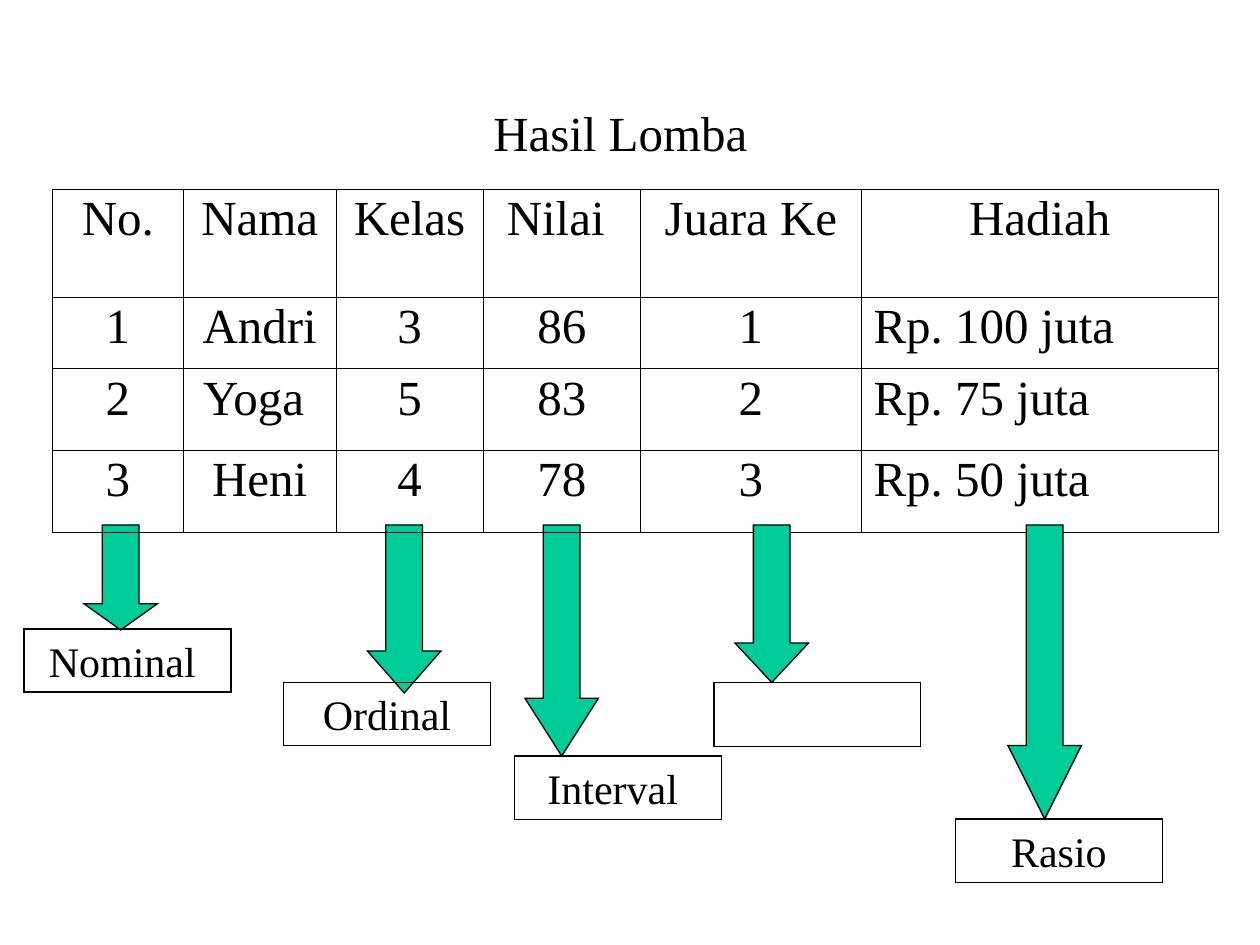
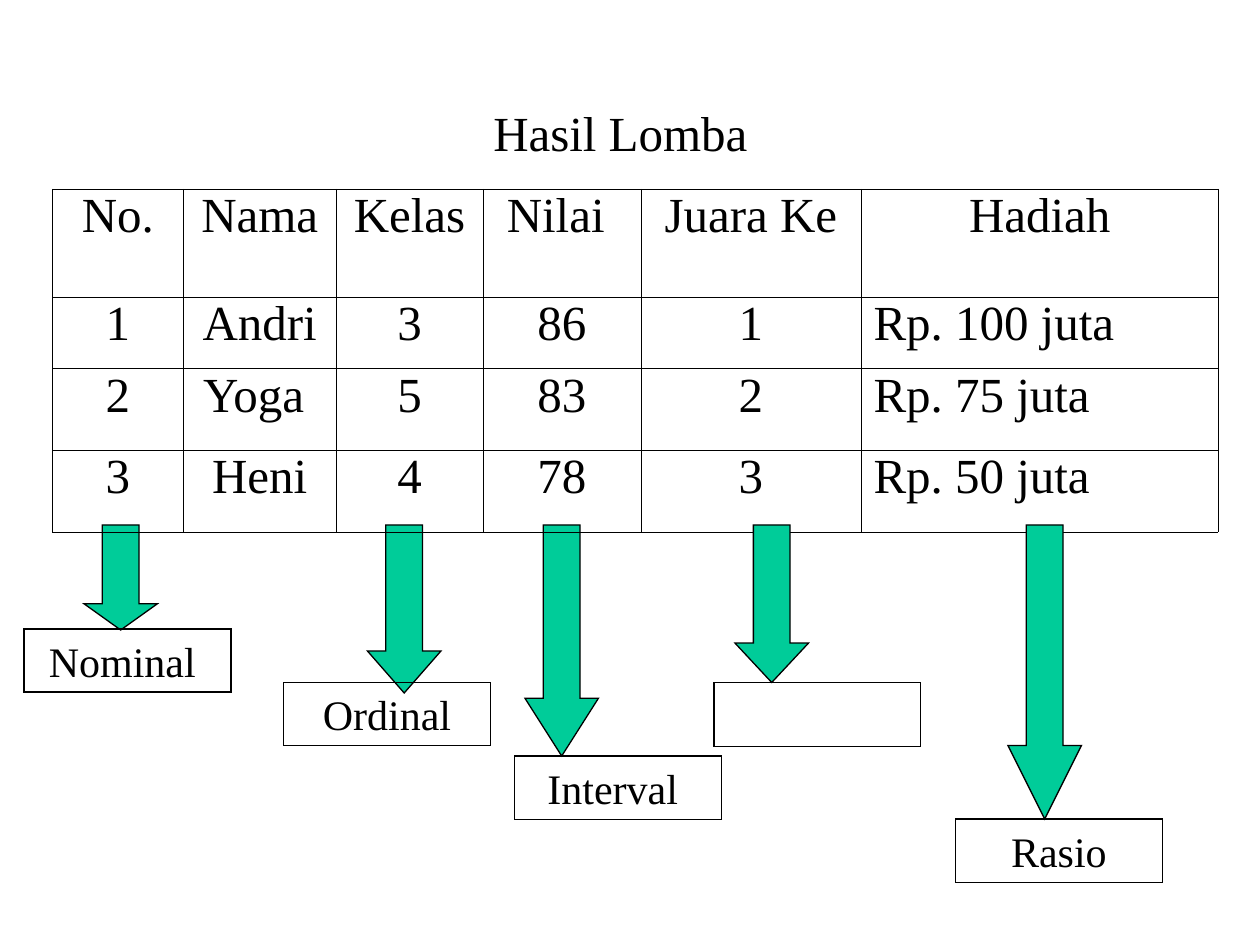
Before and after one commit to bernardvery/Gasal1819, a slide deck: slide 7 of Metode_Penelitian/pengumpulan_data/teknik-pengumpulan-data.ppt. Drawn at 1260x945 pixels with LibreOffice and Linux fonts; fonts in the diff are those of the drawing. Boxes give left, top, right and bottom in pixels: in the first picture for what was removed or moved away, otherwise in the second. Text is boxed around its words. In the diff, an @@ line names an element or a change of style, - is before the commit and + after.

```diff
--- a/Metode_Penelitian/pengumpulan_data/teknik-pengumpulan-data.ppt
+++ b/Metode_Penelitian/pengumpulan_data/teknik-pengumpulan-data.ppt
@@ table at (53, 189, 1218, 532) @@
@@ line spacing 0.93 to 0.86 @@
@@ borders changed @@
```
Also in this commit, not shown: 2 other slides changed, 1 other file.
